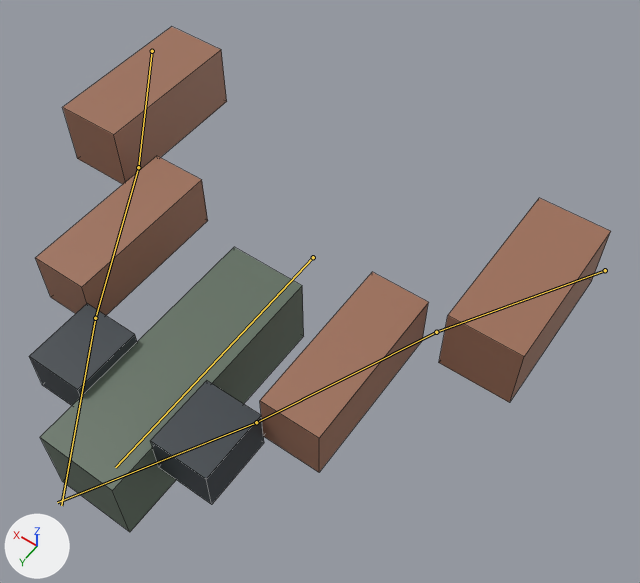
Renders of the FBX model stw-o3de/Project/Assets/IndustrialYard/STW_INDUSTRIAL_YARD_01/FirstPerson/profiles/STW_SMG_01/STW_SMG_01_reload.fbx from each side of a commit.
The view is the same before and after, from a 50 mm lens placed at (-0.605, 0.827, 1.661), pointed at (-0.087, 0.102, 0.522). Arrows for +X, +Y and +Z are at lower left; the lights stay in place. The picture after the commit comes second. The bones that change, and the others that lie on the model, are drawn over the model as lines. Mesh edges are drawn as thin lines.

Objects in the first picture: 'STW_SMG_01_Body', 'STW_SMG_01_Fore_L', 'STW_SMG_01_Fore_R', 'STW_SMG_01_Hand_L', 'STW_SMG_01_Hand_R', 'STW_SMG_01_Upper_L', 'STW_SMG_01_Upper_R'.
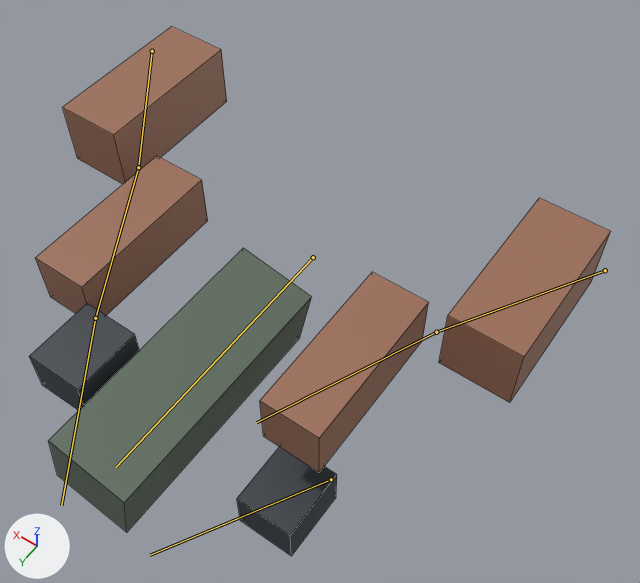
The newer file adds an action. The first version stands in its rest pose; the second is drawn at frame 36 of the action 'reload'.

Boxes [x1, y1, x2, y2] around the edits, measured in the pictures (640 x 583 px):
'STW_SMG_01_Body', posed: before [40, 247, 304, 532]; after [48, 248, 311, 532]
'STW_SMG_01_Hand_L', posed (12% narrower, 12% shorter): before [150, 380, 264, 504]; after [237, 447, 337, 556]
bone 'hand_L', root to tip: before (256, 422) to (57, 502); after (331, 479) to (150, 555)

The edits, one by one:
Bone 'weapon' (bone_weapon) turns from (0, 0, 0) to (0, -11, 0) degrees about its own x, y and z.
Bone 'hand_L' (bone_hand_l) moves from (0.0, 0.0, 0.0) to (-0.06, -0.074, -0.16).
